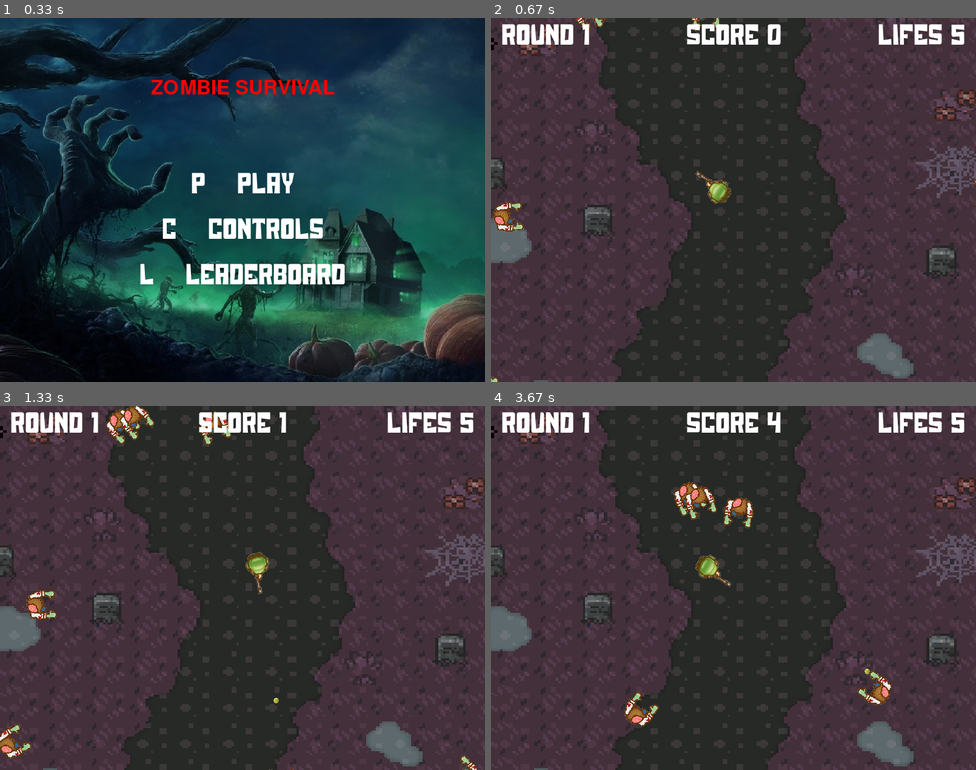
Above: before the commit, frames 1-4 (two rows, left to right).
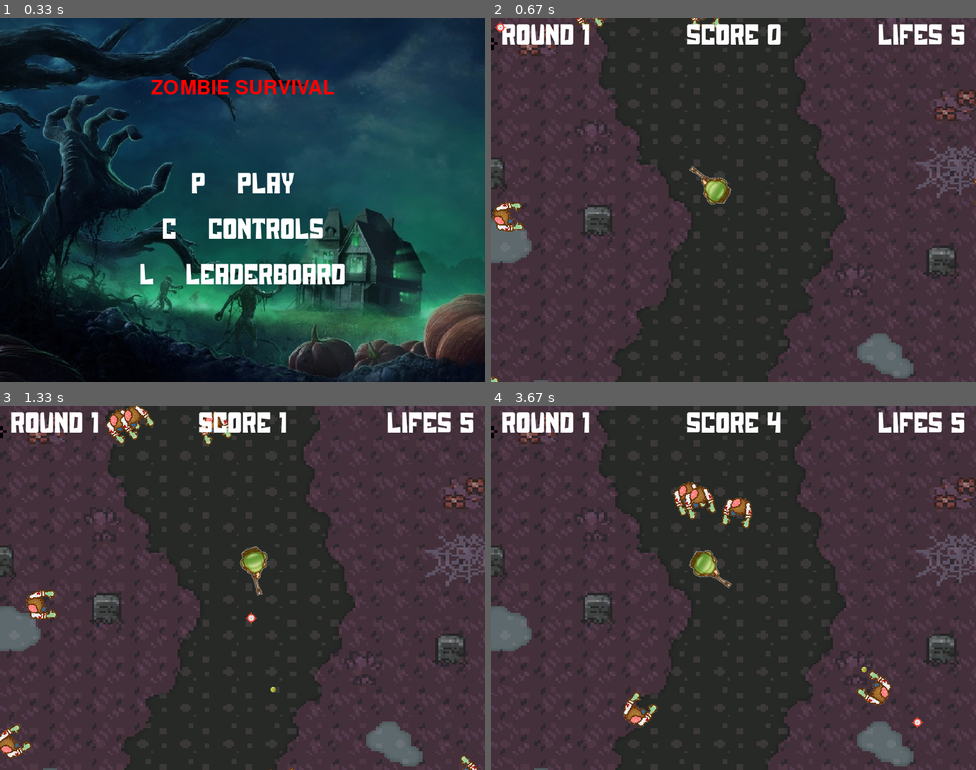
Above: after the commit, the same moments.

Repository: Joaco96/pygame_zombie_survival
Game: pygame game, started from src/main.py
The game is run twice, just before and just after one commit, with the same random seed, the same clock (stepped at 60 frames per second) and the same inputs.
Inputs (mouse positions are in pixels of both pictures, inside the frame that each line leads up to):
- Up to frame 1 (0.33 s): no input
- Up to frame 2 (0.67 s): tap P at 0.33 s
- Up to frame 3 (1.33 s): click (397, 577) at 0.72 s; hold D from 1 s (still down); click (242, 609) at 1.08 s
- Up to frame 4 (3.67 s): release D at 1.47 s; hold W 1.55-1.85 s; click (617, 591) at 1.63 s; hold D 1.88-2.35 s; click (782, 668) at 1.97 s; hold A 2.38-2.92 s; click (583, 675) at 2.47 s; hold S 2.95-3.25 s; move the mouse to (806, 460) at 2.98 s; click (806, 460) at 3.03 s; hold A from 3.28 s (still down); move the mouse to (912, 715) at 3.32 s; click (912, 715) at 3.37 s

Frame 1 is identical in both runs. In frame 2, 0.4% of the frame differs, in the area x 0-50%, y 0-100%; in frame 3, 0.6%; in frame 4, 1.3%, in the area x 27-90%, y 20-89%.

Commit message:
cursor fixes

Diff:
--- a/src/game.py
+++ b/src/game.py
@@ -12,6 +12,7 @@
     imagen_bullet = pygame.transform.scale(pygame.image.load(settings["BULLET_IMAGE"]),(settings["BULLET_WIDTH"],settings["BULLET_HEIGHT"]))
     imagen_vault = pygame.transform.scale(pygame.image.load(settings["VAULT_IMAGE"]),(settings["VAULT_WIDTH"],settings["VAULT_HEIGHT"]))
     imagen_fondo = pygame.transform.scale(pygame.image.load(settings["BACKGROUND_IMAGE"]), settings["SIZE_SCREEN"])
+    mira_cursor =  pygame.transform.scale(pygame.image.load(settings["MIRA_CURSOR"]),settings["AIM_SIZE"])
 
     #cargo sonidos
     gun_sound = pygame.mixer.Sound(settings["GUN_SOUND"])
@@ -43,13 +44,14 @@
 
     # cargo musica
     pygame.mixer.music.load(settings["SUSPENSE_MUSIC"])
-    pygame.mixer.music.set_volume(0.7)
+    pygame.mixer.music.set_volume(0.5)
     pygame.mixer.music.play(-1)
     playing_music = True
 
     # bucle de juego
     while is_running:
         clock.tick(settings["FPS"])
+        pygame.mouse.set_visible(False)
 
         # analizar eventos
         for event in pygame.event.get():
@@ -200,6 +202,7 @@
         show_text(SCREEN,(90,30),f"Round {ronda}",FONT,settings["WHITE"])
         show_text(SCREEN,(settings["WIDTH"]//2,30),f"Score {score}",FONT,settings["WHITE"])
         show_text(SCREEN,(settings["WIDTH"]-90,30),f"Lifes {vidas}",FONT,settings["WHITE"])
+        SCREEN.blit(mira_cursor,mouse_pos)
 
         # actualizar pantalla
         pygame.display.flip()
--- a/src/leaderboard.json
+++ b/src/leaderboard.json
@@ -1,56 +1,4 @@
 {
     "scores": [
-        [
-            "joc",
-            44
-        ],
-        [
-            "joc",
-            64
-        ],
-        [
-            "joc",
-            97
-        ],
-        [
-            "sdd",
-            0
-        ],
-        [
-            "jjj",
-            38
-        ],
-        [
-            "OGG",
-            37
-        ],
-        [
-            "jjj",
-            58
-        ],
-        [
-            "kkk",
-            0
-        ],
-        [
-            "HGD",
-            20
-        ],
-        [
-            "JJH",
-            21
-        ],
-        [
-            "jjj",
-            26
-        ],
-        [
-            "lll",
-            1
-        ],
-        [
-            "sff",
-            22
-        ]
     ]
 }
--- a/src/settings.json
+++ b/src/settings.json
@@ -6,6 +6,7 @@
     "CENTER_SCREEN": [400, 300],
     "ORIGIN": [0, 0],
     "FPS": 60,
+    "AIM_SIZE":[20,20],
     "RED": [255,0,0],
     "GREEN": [0,255,0],
     "BLUE": [0,0,255],
@@ -16,8 +17,8 @@
     "MAGENTA": [255,0,255],
     "BLOCK_WIDTH": 50,
     "BLOCK_HEIGHT": 50,
-    "PLAYER_WIDTH": 70,
-    "PLAYER_HEIGHT": 50,
+    "PLAYER_WIDTH": 80,
+    "PLAYER_HEIGHT": 55,
     "PLAYER_SPEED": 3,
     "VAULT_WIDTH": 50,
     "VAULT_HEIGHT": 40,
@@ -42,6 +43,7 @@
     "CONTROLS_IMAGE":"./src/assets/images/controls_background.jpg",
     "LEADERBOARD_IMAGE":"./src/assets/images/leaderboard_background.jpg",
     "ICON_IMAGE":"./src/assets/images/icon.png",
+    "MIRA_CURSOR":"./src/assets/images/punto-de-mira.png",
     "TITLE_FONT":"./src/assets/fonts/Zombie_Mummy1.ttf",
     "FONT":"./src/assets/fonts/Zombies_Running.otf",
     "GUN_SOUND":"./src/assets/sounds/gunshot.mp3",
Binary file added: src/assets/images/punto-de-mira.png
Binary file changed: src/assets/images/soldier.png
